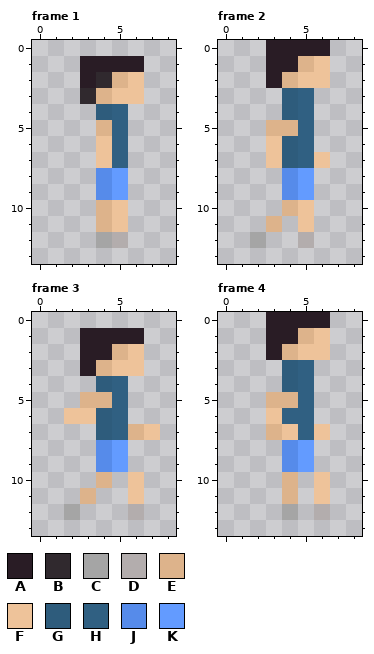
One commit to this pixel-art file: Assets/PersonalAssets/NPC/Day2/ManDayTwoIncorrectRightWalk.aseprite. Above, as it was before the edit.
9x14 pixels, 10 frames. Shown: frame 1, frame 2, frame 3, frame 4. The commit also changed other frames, which this record leaves out.
Palette (. is transparent): A #291c25  B #30292e  C #a5a5a5  D #b3adad  E #ddb38b  F #eec39a  G #2e5c7c  H #306082  J #568bea  K #639bff
After the commit:
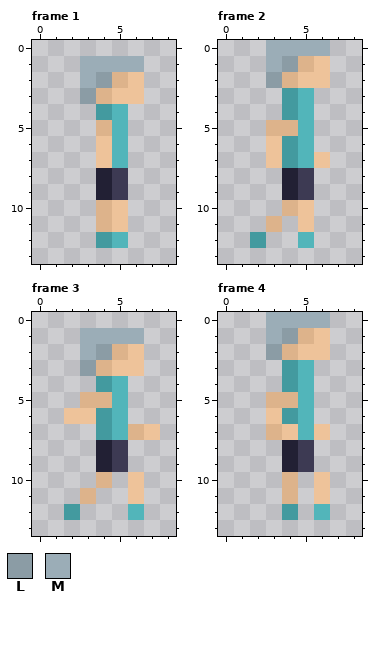
Colours new in this view: L #8b9ca5  M #9badb7
The commit says: Assets update All skins for NPCs for day two made
Changes in this commit:
Colour G changes from #2e5c7c to #439a9f.
Colour H changes from #306082 to #52b5ba.
Colour J changes from #568bea to #222034.
Colour K changes from #639bff to #3d3a53.
Frame 1:
Colour C gives way to colour G in row 12 at x 4.
Colour D gives way to colour H in row 12 at x 5.
Colour B gives way to colour L in row 2 at x 4; in row 3 at x 3.
Colour A gives way to colour M in row 1 at x 3 to 6; in row 2 at x 3.
Frame 2:
Colour C gives way to colour G in row 12 at x 2.
Colour D gives way to colour H in row 12 at x 5.
Colour A gives way to colour L in row 1 at x 4; in row 2 at x 3.
Colour A gives way to colour M in row 0 at x 3 to 6; in row 1 at x 3.
Frame 3:
Colour C gives way to colour G in row 12 at x 2.
Colour D gives way to colour H in row 12 at x 6.
Colour A gives way to colour L in row 2 at x 4; in row 3 at x 3.
Colour A gives way to colour M in row 1 at x 3 to 6; in row 2 at x 3.
Frame 4:
Colour C gives way to colour G in row 12 at x 4.
Colour H gives way to colour G in row 6 at x 4.
Colour D gives way to colour H in row 12 at x 6.
Colour A gives way to colour L in row 1 at x 4; in row 2 at x 3.
Colour A gives way to colour M in row 0 at x 3 to 6; in row 1 at x 3.
Where, in picture pixels (left, top, right, bottom), the same in both pictures:
changed: (80, 56, 144, 248)
changed: (250, 40, 330, 248)
changed: (64, 328, 144, 520)
changed: (266, 312, 330, 520)
